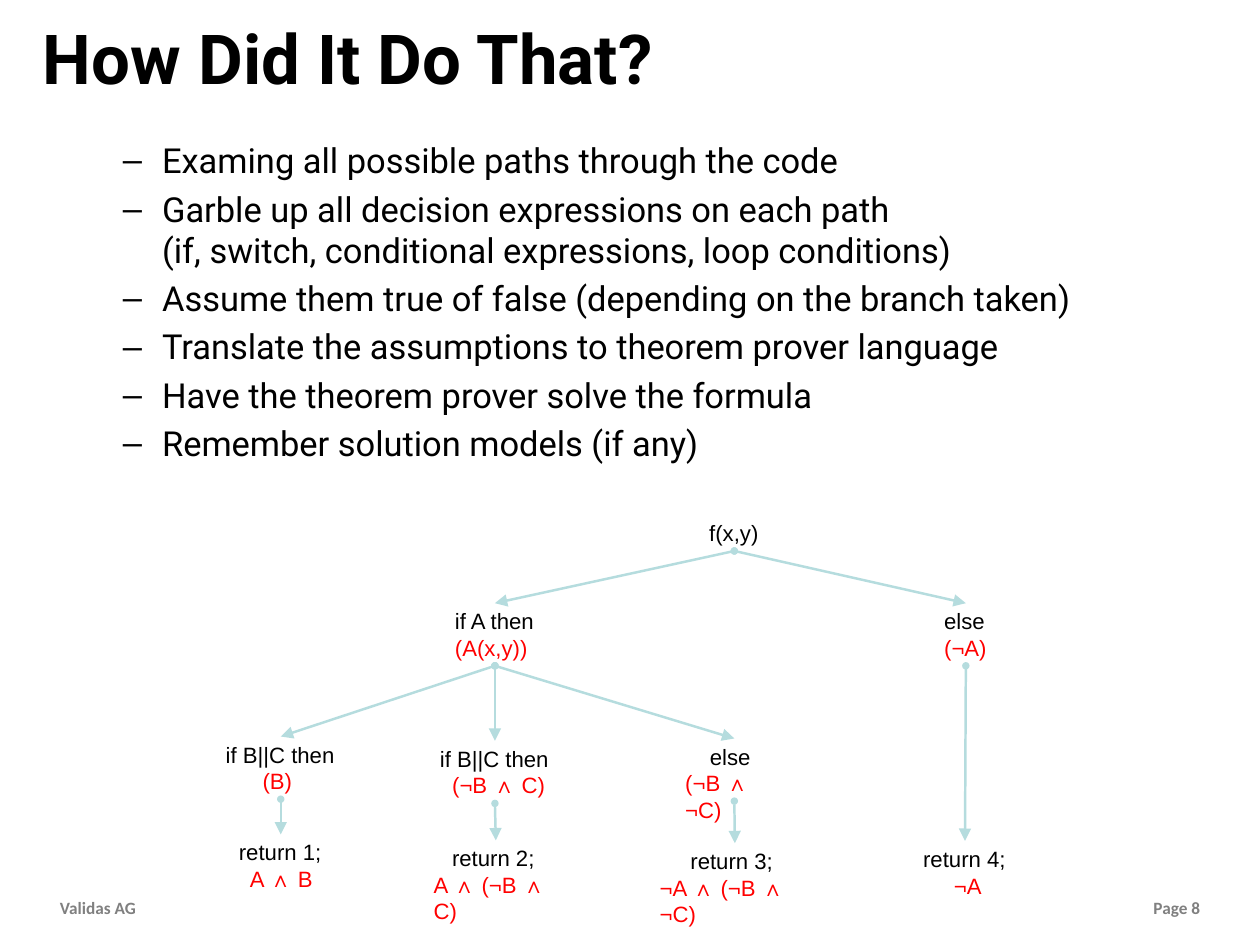
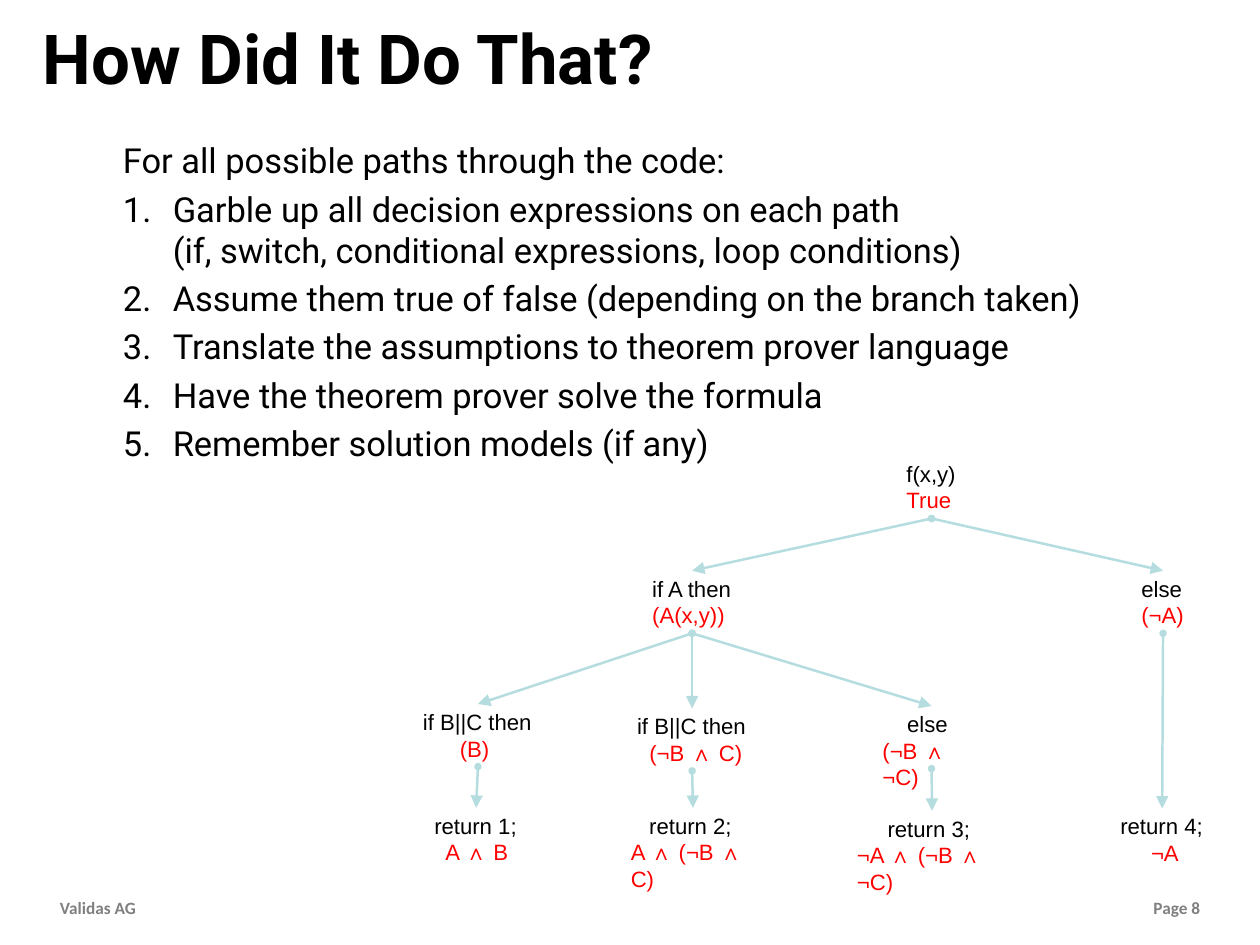
Before and after one commit to theoremprover/tvg, a slide deck: slide 8 of Vortraege/tvg.pptx. Drawn at 1260x945 pixels with LibreOffice and Linux fonts; fonts in the diff are those of the drawing; background and template pictures are left out. Boxes give left, top, right and bottom in pixels: in the first picture for what was removed or moved away, otherwise in the second. Text is boxed around its words. In the diff, an @@ line names an element or a change of style, - is before the commit and + after.

```diff
--- a/Vortraege/tvg.pptx
+++ b/Vortraege/tvg.pptx
@@ text at <box>123,147,725,181</box>: text changed @@
-  – Examing all possible paths through the code
+  For all possible paths through the code:
@@ text at <box>173,196,1080,464</box>: bullet – to 1. @@
@@ text "f(x,y)": place and size @@
-text "f(x,y)" at <box>709,525,758,546</box>
+text "f(x,y)" at <box>906,466,955,509</box>
@@ text at <box>906,492,951,509</box>: paragraph added @@
+True
@@ 4 texts, 3 double arrows: place and size @@
-4 texts, 3 double arrows at <box>434,551,966,927</box>
+4 texts, 3 double arrows at <box>631,518,1163,895</box>
@@ double arrow moved from (966, 666) - (965, 841) to (1163, 634) - (1163, 808) @@
@@ text "if B||C then": place and size @@
-text "if B||C then" at <box>226,747,334,794</box>
+text "if B||C then" at <box>423,714,531,762</box>
@@ double arrow moved from (281, 799) - (281, 835) to (478, 766) - (476, 808) @@
@@ 4 double arrows, 2 texts: place and size @@
-4 double arrows, 2 texts at <box>281,613,986,844</box>
+4 double arrows, 2 texts at <box>478,581,1183,811</box>
@@ text "return 1;": place and size @@
-text "return 1;" at <box>239,844,321,887</box>
+text "return 1;" at <box>434,818,516,860</box>
@@ text "return 4;": place and size @@
-text "return 4;" at <box>923,851,1005,894</box>
+text "return 4;" at <box>1120,818,1202,861</box>
```
Also in this commit, not shown: 1 other slide changed, 1 other file.
